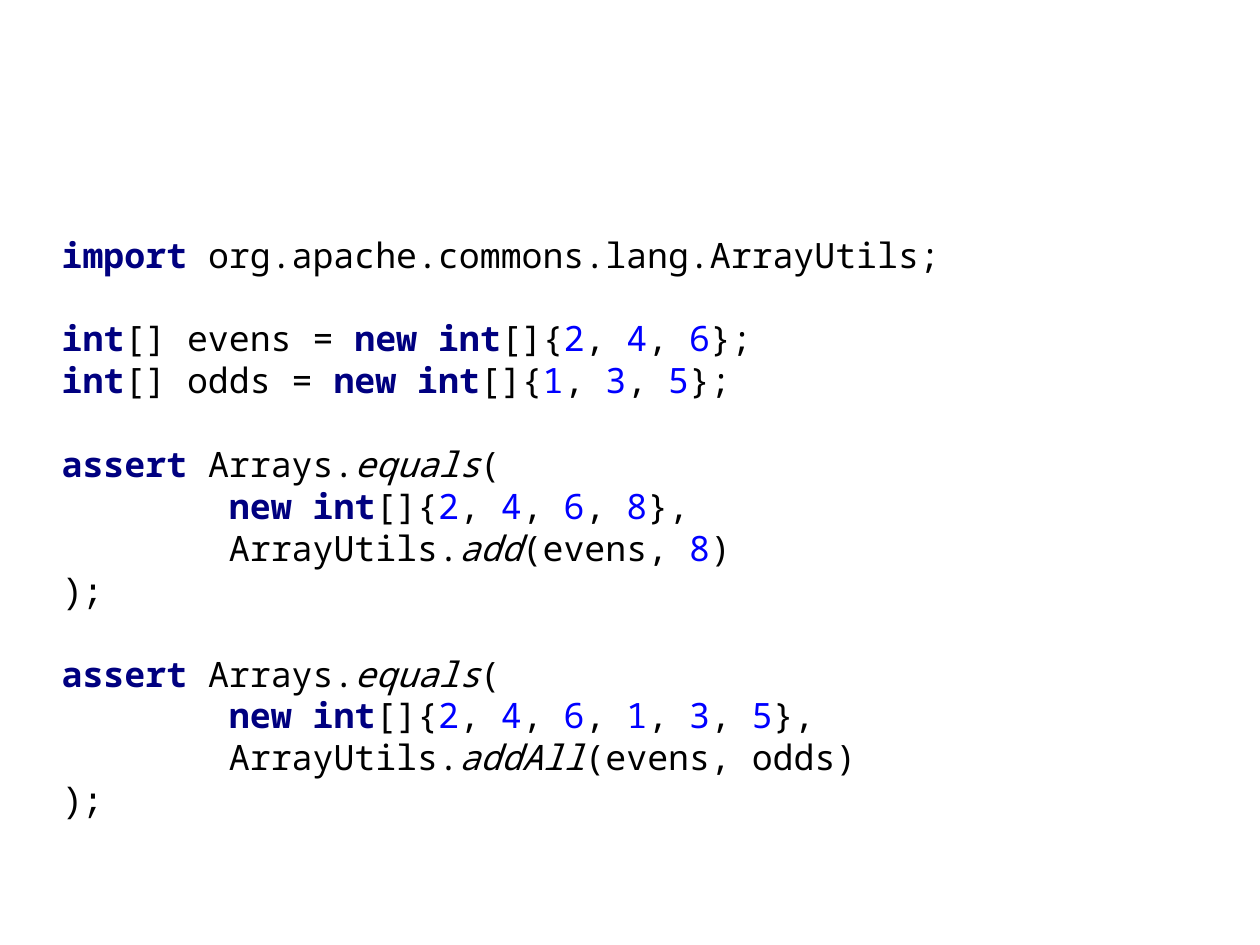
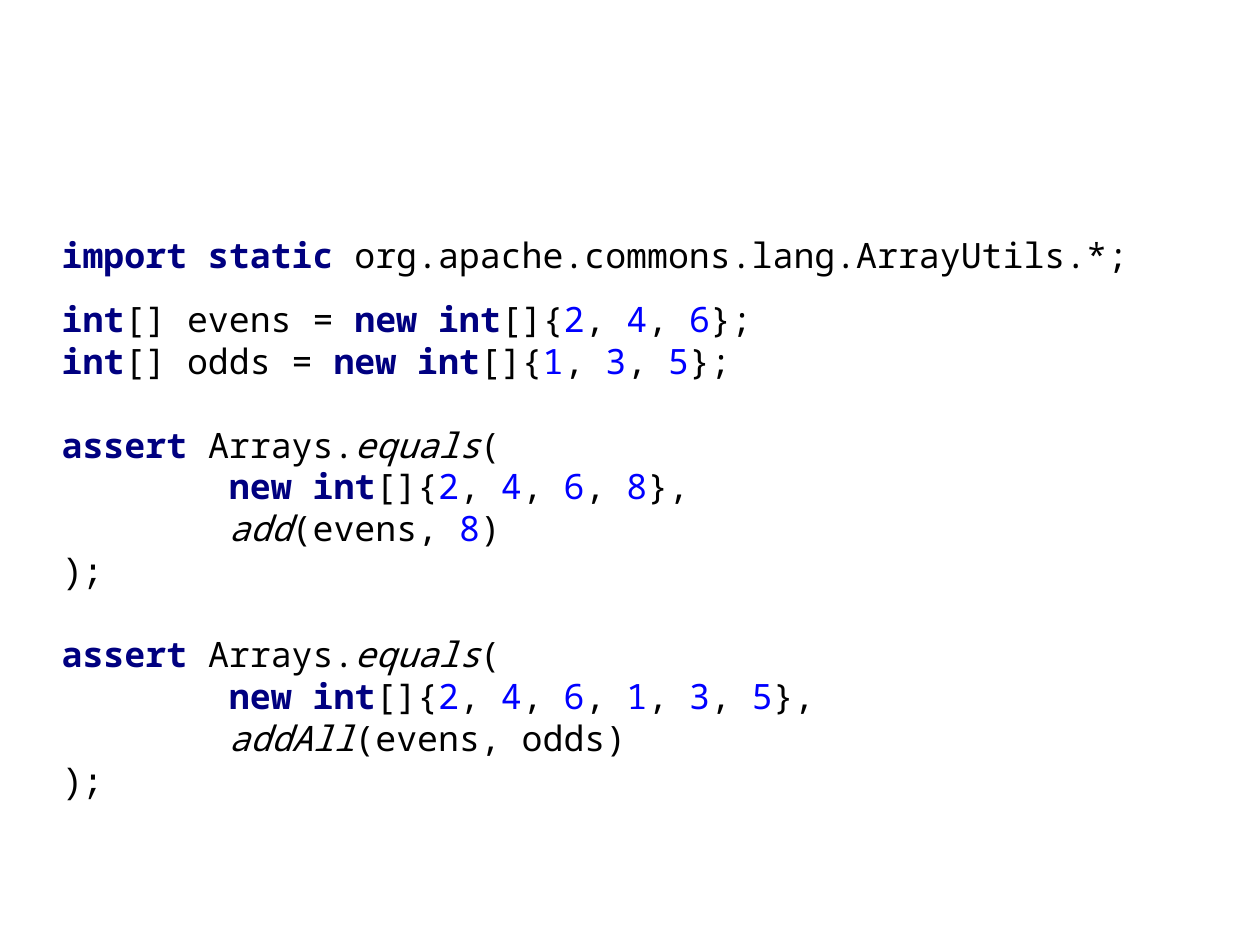
Before and after one commit to HamletDRC/presentations, a slide deck: slide 20 of javaboilerplatebusters/BoilerPlateBusters_33rdDegree.odp (slide 22 before the commit). Drawn at 1260x945 pixels with LibreOffice and Linux fonts; fonts in the diff are those of the drawing; background and template pictures are left out. Boxes give left, top, right and bottom in pixels: in the first picture for what was removed or moved away, otherwise in the second. Text is boxed around its words. In the diff, an @@ line names an element or a change of style, - is before the commit and + after.

```diff
--- a/javaboilerplatebusters/BoilerPlateBusters_33rdDegree.odp
+++ b/javaboilerplatebusters/BoilerPlateBusters_33rdDegree.odp
@@ subtitle at <box>62,241,1128,277</box>: text changed @@
-import org.apache.commons.lang.ArrayUtils;
+import static org.apache.commons.lang.ArrayUtils.*;
@@ subtitle at <box>62,431,689,547</box>: text changed @@
-assert Arrays.equals(
-new int[]{2, 4, 6, 8},
-ArrayUtils.add(evens, 8)
-);
+assert Arrays.equals(
+new int[]{2, 4, 6, 8},
+add(evens, 8)
+);
@@ subtitle at <box>229,724,627,757</box>: text changed @@
-ArrayUtils.addAll(evens, odds)
+addAll(evens, odds)
```
Also in this commit, not shown: 29 other slides changed, 1 slide added, 2 slides removed.
